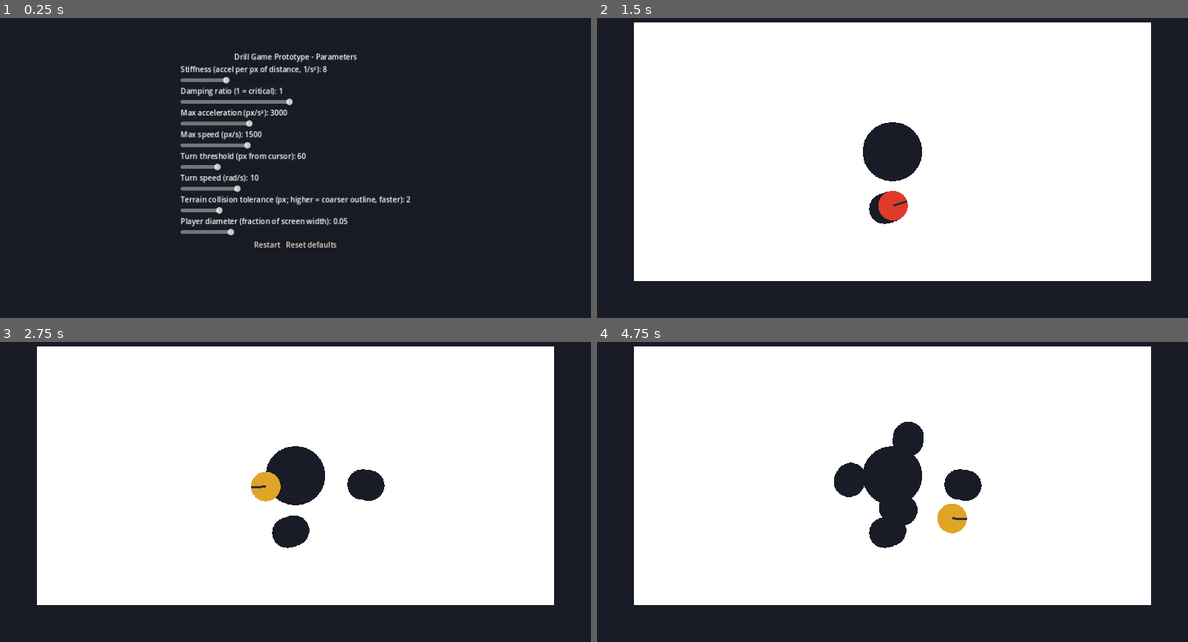
Above: before the commit, frames 1-4 (two rows, left to right).
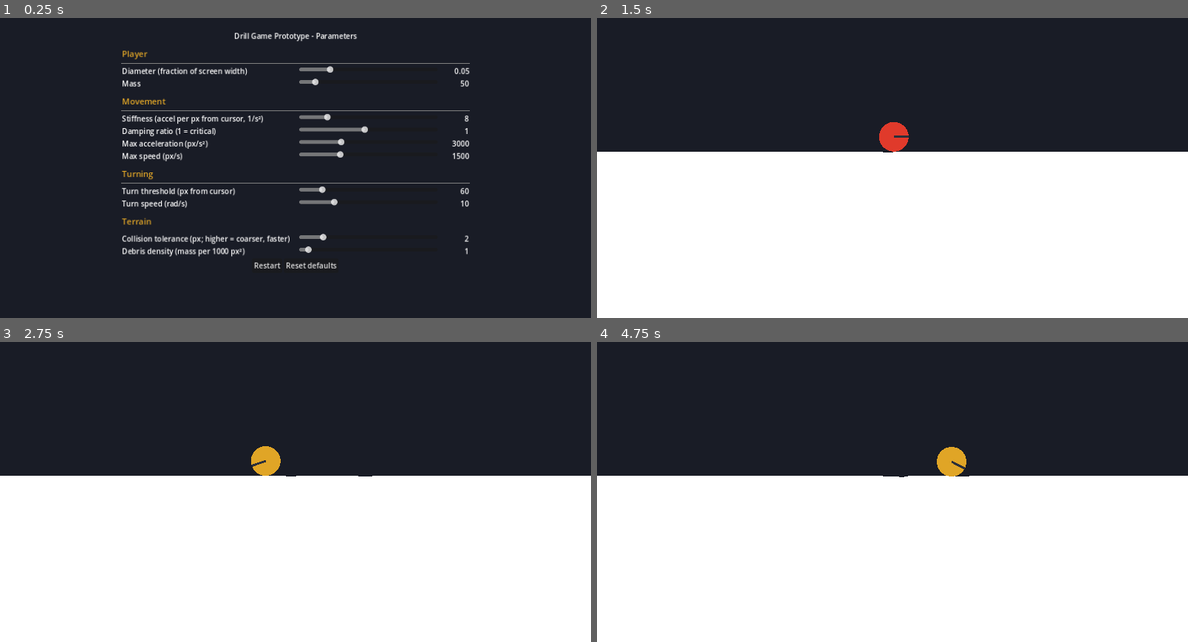
Above: after the commit, the same moments.

Repository: ooooonnnnn/Drill-Game-Prototypes
Game: Godot game, scene res://scenes/menu.tscn
Two runs of this game, one before a commit and one after it. Both use one fixed random seed, a clock stepped at 60 frames per second and the inputs below.
Inputs (mouse positions are in pixels of both pictures, inside the frame that each line leads up to):
- Up to frame 1 (0.25 s): no input
- Up to frame 2 (1.5 s): click "Restart" at 0.5 s; move the mouse to (1022, 135) at 1.27 s; click (1022, 135) at 1.42 s
- Up to frame 3 (2.75 s): move the mouse to (177, 492) at 2.02 s; click (177, 492) at 2.17 s
- Up to frame 4 (4.75 s): move the mouse to (951, 402) at 2.77 s; click (951, 402) at 2.92 s; move the mouse to (862, 543) at 3.52 s; click (862, 543) at 3.67 s; move the mouse to (1069, 525) at 4.27 s; click (1069, 525) at 4.42 s

The runs differ from the first frame. In frame 1, 8.0% of the frame differs, in the area x 20-80%, y 4-84%; in frame 2, 56%; in frame 3, 57%; in frame 4, 57%, in the area x 0-100%, y 1-100%.

Commit message:
Terrain in bottom half, disconnected regions become debris, categorized menu
Co-Authored-By: Claude Sonnet 5.5 <noreply@anthropic.com>
Claude-Session: https://claude.ai/code/session_01V1XftFDRck9EPuUJkE9aDA

Diff:
--- a/scenes/player.tscn
+++ b/scenes/player.tscn
@@ -3,7 +3,7 @@
 [ext_resource type="Script" path="res://scripts/player.gd" id="1"]
 
 [node name="Player" type="CharacterBody2D"]
-collision_mask = 2
+collision_mask = 6
 motion_mode = 1
 script = ExtResource("1")
 
--- a/scenes/terrain.tscn
+++ b/scenes/terrain.tscn
@@ -7,7 +7,6 @@
 shader = ExtResource("3")
 
 [node name="Terrain" type="Node2D"]
-position = Vector2(80, 80)
 script = ExtResource("1")
 
 [node name="Fill" type="ColorRect" parent="."]
--- a/scripts/menu.gd
+++ b/scripts/menu.gd
@@ -1,8 +1,12 @@
 extends Control
-## Parameter menu screen: one slider per entry in Params.DEFS.
+## Parameter menu screen: sliders grouped by Params.CATEGORIES.
 ## "Restart" opens the game scene with the current parameters.
 
 const GAME_SCENE := "res://scenes/game.tscn"
+const LABEL_WIDTH := 380
+const SLIDER_WIDTH := 300
+const VALUE_WIDTH := 64
+const HEADER_COLOR := Color("e0a526")
 
 @onready var rows: VBoxContainer = $Center/VBox/Rows
 @onready var restart_button: Button = $Center/VBox/Buttons/Restart
@@ -12,26 +16,53 @@
 
 
 func _ready() -> void:
-	for key in Params.DEFS:
-		_add_row(key)
+	for category in Params.CATEGORIES:
+		_add_header(category[0])
+		for key in category[1]:
+			_add_row(key)
 	restart_button.pressed.connect(func(): get_tree().change_scene_to_file(GAME_SCENE))
 	defaults_button.pressed.connect(_on_defaults)
 
 
+func _add_header(title: String) -> void:
+	var spacer := Control.new()
+	spacer.custom_minimum_size.y = 6
+	rows.add_child(spacer)
+	var header := Label.new()
+	header.text = title
+	header.add_theme_font_size_override("font_size", 18)
+	header.add_theme_color_override("font_color", HEADER_COLOR)
+	rows.add_child(header)
+	rows.add_child(HSeparator.new())
+
+
 func _add_row(key: String) -> void:
 	var def: Array = Params.DEFS[key]
+	var row := HBoxContainer.new()
+	rows.add_child(row)
+
 	var label := Label.new()
-	rows.add_child(label)
+	label.text = def[4]
+	label.custom_minimum_size.x = LABEL_WIDTH
+	row.add_child(label)
+
 	var slider := HSlider.new()
 	slider.min_value = def[1]
 	slider.max_value = def[2]
 	slider.step = def[3]
 	slider.value = Params.get(key)
-	slider.custom_minimum_size.x = 420
+	slider.custom_minimum_size.x = SLIDER_WIDTH
+	slider.size_flags_horizontal = Control.SIZE_EXPAND_FILL
 	slider.focus_mode = Control.FOCUS_NONE
-	rows.add_child(slider)
+	row.add_child(slider)
 	_sliders[key] = slider
-	var update_label := func(value: float): label.text = "%s: %s" % [def[4], str(snappedf(value, def[3]))]
+
+	var value_label := Label.new()
+	value_label.custom_minimum_size.x = VALUE_WIDTH
+	value_label.horizontal_alignment = HORIZONTAL_ALIGNMENT_RIGHT
+	row.add_child(value_label)
+
+	var update_label := func(value: float): value_label.text = str(snappedf(value, def[3]))
 	update_label.call(slider.value)
 	slider.value_changed.connect(func(value: float):
 		update_label.call(value)
--- a/scripts/params.gd
+++ b/scripts/params.gd
@@ -1,20 +1,32 @@
 extends Node
-## Autoload "Params": tweakable values shared by the player and the menu.
+## Autoload "Params": tweakable values shared by the game and the menu.
 
 signal changed
 
 # name -> [default, min, max, step, label]
 const DEFS := {
-	"stiffness": [8.0, 0.5, 40.0, 0.1, "Stiffness (accel per px of distance, 1/s²)"],
+	"size_fraction": [0.05, 0.01, 0.2, 0.005, "Diameter (fraction of screen width)"],
+	"player_mass": [50.0, 1.0, 500.0, 1.0, "Mass"],
+	"stiffness": [8.0, 0.5, 40.0, 0.1, "Stiffness (accel per px from cursor, 1/s²)"],
 	"damping_ratio": [1.0, 0.1, 2.0, 0.01, "Damping ratio (1 = critical)"],
 	"max_accel": [3000.0, 100.0, 10000.0, 10.0, "Max acceleration (px/s²)"],
 	"max_speed": [1500.0, 100.0, 5000.0, 10.0, "Max speed (px/s)"],
 	"turn_threshold": [60.0, 0.0, 400.0, 1.0, "Turn threshold (px from cursor)"],
 	"turn_speed": [10.0, 0.5, 40.0, 0.5, "Turn speed (rad/s)"],
-	"collision_tolerance": [2.0, 0.5, 10.0, 0.1, "Terrain collision tolerance (px; higher = coarser outline, faster)"],
-	"size_fraction": [0.05, 0.01, 0.2, 0.005, "Player diameter (fraction of screen width)"],
+	"collision_tolerance": [2.0, 0.5, 10.0, 0.1, "Collision tolerance (px; higher = coarser, faster)"],
+	"debris_density": [1.0, 0.1, 20.0, 0.1, "Debris density (mass per 1000 px²)"],
 }
 
+# Menu sections, in display order: [title, [keys...]]
+const CATEGORIES := [
+	["Player", ["size_fraction", "player_mass"]],
+	["Movement", ["stiffness", "damping_ratio", "max_accel", "max_speed"]],
+	["Turning", ["turn_threshold", "turn_speed"]],
+	["Terrain", ["collision_tolerance", "debris_density"]],
+]
+
+var size_fraction: float
+var player_mass: float
 var stiffness: float
 var damping_ratio: float
 var max_accel: float
@@ -22,7 +34,7 @@
 var turn_threshold: float
 var turn_speed: float
 var collision_tolerance: float
-var size_fraction: float
+var debris_density: float
 
 
 func _init() -> void:
--- a/scripts/player.gd
+++ b/scripts/player.gd
@@ -8,6 +8,8 @@
 const DRILL_COLOR := Color("e03a2b")
 const NOSE_COLOR := Color("2b2f3a")
 const TERRAIN_LAYER := 2
+const DEBRIS_LAYER := 4
+const START_HEIGHT_FRACTION := 0.1 ## spawn height as a fraction of screen height
 
 var _drilling := false
 
@@ -24,7 +26,8 @@
 
 
 func _restart() -> void:
-	global_position = get_viewport_rect().size / 2.0
+	var screen := get_viewport_rect().size
+	global_position = Vector2(screen.x / 2.0, screen.y * START_HEIGHT_FRACTION)
 	velocity = Vector2.ZERO
 	rotation = 0.0
 
@@ -44,7 +47,7 @@
 	# Drilling passes through terrain (the terrain erases itself around the
 	# player); otherwise terrain is solid.
 	var drilling := is_drilling()
-	collision_mask = 0 if drilling else TERRAIN_LAYER
+	collision_mask = 0 if drilling else TERRAIN_LAYER | DEBRIS_LAYER
 	if drilling != _drilling:
 		_drilling = drilling
 		queue_redraw()
@@ -74,10 +77,26 @@
 		if collision == null:
 			return
 		var normal := collision.get_normal()
-		velocity = velocity.slide(normal)
+		var debris := collision.get_collider() as RigidBody2D
+		if debris != null:
+			_push_debris(debris, collision)
+		else:
+			velocity = velocity.slide(normal)
 		motion = collision.get_remainder().slide(normal)
 		if motion.length_squared() < 0.0001:
 			return
+
+
+## Perfectly inelastic collision with a rigid body: both end up moving at the
+## same speed along the contact normal, with momentum shared by mass.
+func _push_debris(debris: RigidBody2D, collision: KinematicCollision2D) -> void:
+	var normal := collision.get_normal() # points from the debris towards the player
+	var closing_speed := (velocity - debris.linear_velocity).dot(-normal)
+	if closing_speed <= 0.0:
+		return
+	var impulse := closing_speed / (1.0 / Params.player_mass + 1.0 / debris.mass)
+	debris.apply_impulse(-normal * impulse, collision.get_position() - debris.global_position)
+	velocity += normal * (impulse / Params.player_mass)
 
 
 func _draw() -> void:
--- a/scripts/terrain.gd
+++ b/scripts/terrain.gd
@@ -1,17 +1,27 @@
 extends Node2D
-## Destructible terrain. The authoritative state is a CPU-side RGBA image:
-## alpha 1 = solid, alpha 0 = drilled away. It is shown by shaders/terrain.gdshader
-## and turned into a collider (an estimated outline, simplified by
-## Params.collision_tolerance) whenever the player stops drilling.
+## Destructible terrain filling the bottom half of the screen.
 ##
-## While drilling the player's terrain collision is off (see player.gd); the
-## collider is rebuilt on release, before collision is switched back on.
-
+## The authoritative state is a CPU-side RGBA image: alpha 1 = solid, alpha 0 =
+## drilled away. It is shown by shaders/terrain.gdshader. When the player stops
+## drilling (see player.gd, which switches terrain collision off while drilling):
+##   1. regions no longer connected to the anchored edges (left, right, bottom)
+##      are cut out of the image and become RigidBody2D debris, with mass
+##      proportional to their area;
+##   2. the remaining terrain's collider is rebuilt as an outline simplified by
+##      Params.collision_tolerance.
+
+const TERRAIN_SHADER := preload("res://shaders/terrain.gdshader")
+const TERRAIN_LAYER := 2
+const DEBRIS_LAYER := 4
 const ERASE_MARGIN := 1.0 ## extra px erased around the player so it never starts inside solid terrain
-const START_CAVITY_FACTOR := 2.0 ## starting cavity radius, in player radii
+const CELL := 4 ## connectivity is checked on a grid of CELL x CELL px cells (an approximation)
+const MIN_DEBRIS_AREA := 100 ## px; smaller pieces are deleted instead of becoming debris
+const DEBRIS_MASS_PER_PX := 0.001 ## times Params.debris_density
+const TRANSPARENT := Color(1, 1, 1, 0)
 
 @export var player: Node2D
-@export var terrain_size := Vector2i(1120, 560)
+
+var terrain_size: Vector2i
 
 @onready var fill: ColorRect = $Fill
 @onready var shape_node: CollisionShape2D = $Body/CollisionShape2D
@@ -23,16 +33,19 @@
 var _texture_dirty := false
 var _collision_dirty := false
 
+# Scratch state for the connectivity flood fill.
+var _alpha := PackedByteArray()
+var _labels := PackedInt32Array()
+var _stack := PackedInt32Array()
+
 
 func _ready() -> void:
+	var screen := get_viewport_rect().size
+	position = Vector2(0.0, screen.y / 2.0)
+	terrain_size = Vector2i(int(screen.x), int(screen.y / 2.0))
+
 	_image = Image.create(terrain_size.x, terrain_size.y, false, Image.FORMAT_RGBA8)
 	_image.fill(Color.WHITE)
-
-	# Carve a starting cavity around the spot the player spawns in.
-	var spawn := get_viewport_rect().size / 2.0 - global_position
-	var player_radius := get_viewport_rect().size.x * Params.size_fraction / 2.0
-	_erase_circle(spawn, player_radius * START_CAVITY_FACTOR)
-
 	_texture = ImageTexture.create_from_image(_image)
 	fill.size = Vector2(terrain_size)
 	(fill.material as ShaderMaterial).set_shader_parameter("solid_mask", _texture)
@@ -57,6 +70,7 @@
 	else:
 		_prev = Vector2.INF
 		if _collision_dirty:
+			_split_disconnected()
 			_rebuild_collision()
 
 	if _texture_dirty:
@@ -65,7 +79,6 @@
 
 
 func _erase_circle(center: Vector2, radius: float) -> void:
-	var transparent := Color(1, 1, 1, 0)
 	for y in range(maxi(0, floori(center.y - radius)), mini(terrain_size.y, ceili(center.y + radius) + 1)):
 		var dy := y + 0.5 - center.y
 		var half_sq := radius * radius - dy * dy
@@ -75,14 +88,12 @@
 		var x0 := maxi(0, floori(center.x - half))
 		var x1 := mini(terrain_size.x, ceili(center.x + half))
 		if x1 > x0:
-			_image.fill_rect(Rect2i(x0, y, x1 - x0, 1), transparent)
+			_image.fill_rect(Rect2i(x0, y, x1 - x0, 1), TRANSPARENT)
 
 
 func _rebuild_collision() -> void:
 	_collision_dirty = false
-	var bitmap := BitMap.new()
-	bitmap.create_from_image_alpha(_image, 0.5)
-	var polygons := bitmap.opaque_to_polygons(Rect2i(Vector2i.ZERO, bitmap.get_size()), Params.collision_tolerance)
+	var polygons := _outline_polygons(_image, terrain_size)
 	var segments := PackedVector2Array()
 	for polygon in polygons:
 		for i in polygon.size():
@@ -91,3 +102,129 @@
 	shape_node.disabled = segments.is_empty()
 	if not segments.is_empty():
 		_outline.segments = segments
+
+
+func _outline_polygons(image: Image, size: Vector2i) -> Array[PackedVector2Array]:
+	var bitmap := BitMap.new()
+	bitmap.create_from_image_alpha(image, 0.5)
+	return bitmap.opaque_to_polygons(Rect2i(Vector2i.ZERO, size), Params.collision_tolerance)
+
+
+# --- Debris -----------------------------------------------------------------
+
+## Finds connected regions of solid terrain on a coarse grid; every region that
+## doesn't touch the left, right or bottom edge is turned into debris.
+func _split_disconnected() -> void:
+	var grid := Vector2i(ceili(float(terrain_size.x) / CELL), ceili(float(terrain_size.y) / CELL))
+	# A cell is solid if any pixel in it is (box-filtered downscale, alpha > 0).
+	var small := _image.duplicate() as Image
+	small.resize(grid.x, grid.y, Image.INTERPOLATE_TRILINEAR)
+	_alpha = small.get_data()
+	_labels = PackedInt32Array()
+	_labels.resize(grid.x * grid.y)
+	_labels.fill(-1)
+	var detached: Array[PackedInt32Array] = []
+
+	for start in grid.x * grid.y:
+		if _labels[start] != -1 or _alpha[start * 4 + 3] == 0:
+			continue
+		var members := PackedInt32Array()
+		var anchored := false
+		_stack = PackedInt32Array([start])
+		_labels[start] = 0
+		while not _stack.is_empty():
+			var cell := _stack[_stack.size() - 1]
+			_stack.resize(_stack.size() - 1)
+			members.append(cell)
+			var x := cell % grid.x
+			var y := cell / grid.x
+			if x == 0 or x == grid.x - 1 or y == grid.y - 1:
+				anchored = true
+			if x > 0:
+				_visit(cell - 1)
+			if x < grid.x - 1:
+				_visit(cell + 1)
+			if y > 0:
+				_visit(cell - grid.x)
+			if y < grid.y - 1:
+				_visit(cell + grid.x)
+		if not anchored:
+			detached.append(members)
+
+	for members in detached:
+		_spawn_debris(members, grid.x)
+	if not detached.is_empty():
+		_texture_dirty = true
+
+
+func _visit(cell: int) -> void:
+	if _labels[cell] == -1 and _alpha[cell * 4 + 3] != 0:
+		_labels[cell] = 0
+		_stack.append(cell)
+
+
+func _spawn_debris(members: PackedInt32Array, grid_width: int) -> void:
+	var image_rect := Rect2i(Vector2i.ZERO, terrain_size)
+	var cell_min := Vector2i(1 << 30, 1 << 30)
+	var cell_max := Vector2i(-1, -1)
+	var centroid_sum := Vector2.ZERO
+	for cell in members:
+		var c := Vector2i(cell % grid_width, cell / grid_width)
+		cell_min = cell_min.min(c)
+		cell_max = cell_max.max(c)
+		centroid_sum += Vector2(c * CELL) + Vector2.ONE * (CELL / 2.0)
+
+	var bounds := Rect2i(cell_min * CELL, (cell_max - cell_min + Vector2i.ONE) * CELL).intersection(image_rect)
+
+	# Move the region's pixels from the terrain image into its own image.
+	var piece := Image.create(bounds.size.x, bounds.size.y, false, Image.FORMAT_RGBA8)
+	for cell in members:
+		var rect := Rect2i(Vector2i(cell % grid_width, cell / grid_width) * CELL, Vector2i(CELL, CELL)).intersection(image_rect)
+		piece.blit_rect(_image, rect, rect.position - bounds.position)
+		_image.fill_rect(rect, TRANSPARENT)
+
+	var bitmap := BitMap.new()
+	bitmap.create_from_image_alpha(piece, 0.5)
+	var area := bitmap.get_true_bit_count()
+	if area < MIN_DEBRIS_AREA:
+		return
+
+	var body := RigidBody2D.new()
+	body.position = Vector2(bounds.position)
+	body.collision_layer = DEBRIS_LAYER
+	body.collision_mask = TERRAIN_LAYER | DEBRIS_LAYER
+	body.mass = area * Params.debris_density * DEBRIS_MASS_PER_PX
+	body.center_of_mass_mode = RigidBody2D.CENTER_OF_MASS_MODE_CUSTOM
+	body.center_of_mass = centroid_sum / members.size() - Vector2(bounds.position)
+	body.linear_damp = 1.0
+	body.angular_damp = 1.0
+	body.continuous_cd = RigidBody2D.CCD_MODE_CAST_SHAPE
+
+	# Rigid bodies need convex shapes, so each outline polygon is decomposed.
+	# Holes inside a piece are therefore solid for collision (but not visually).
+	for polygon in bitmap.opaque_to_polygons(Rect2i(Vector2i.ZERO, bounds.size), Params.collision_tolerance):
+		if polygon.size() < 3:
+			continue
+		var parts := Geometry2D.decompose_polygon_in_convex(polygon)
+		if parts.is_empty():
+			parts = [Geometry2D.convex_hull(polygon)]
+		for part in parts:
+			var convex := ConvexPolygonShape2D.new()
+			convex.points = part
+			var collision := CollisionShape2D.new()
+			collision.shape = convex
+			body.add_child(collision)
+	if body.get_child_count() == 0:
+		body.free()
+		return
+
+	var visual := ColorRect.new()
+	visual.size = Vector2(bounds.size)
+	visual.mouse_filter = Control.MOUSE_FILTER_IGNORE
+	var material := ShaderMaterial.new()
+	material.shader = TERRAIN_SHADER
+	material.set_shader_parameter("solid_mask", ImageTexture.create_from_image(piece))
+	visual.material = material
+	body.add_child(visual)
+
+	add_child(body)
